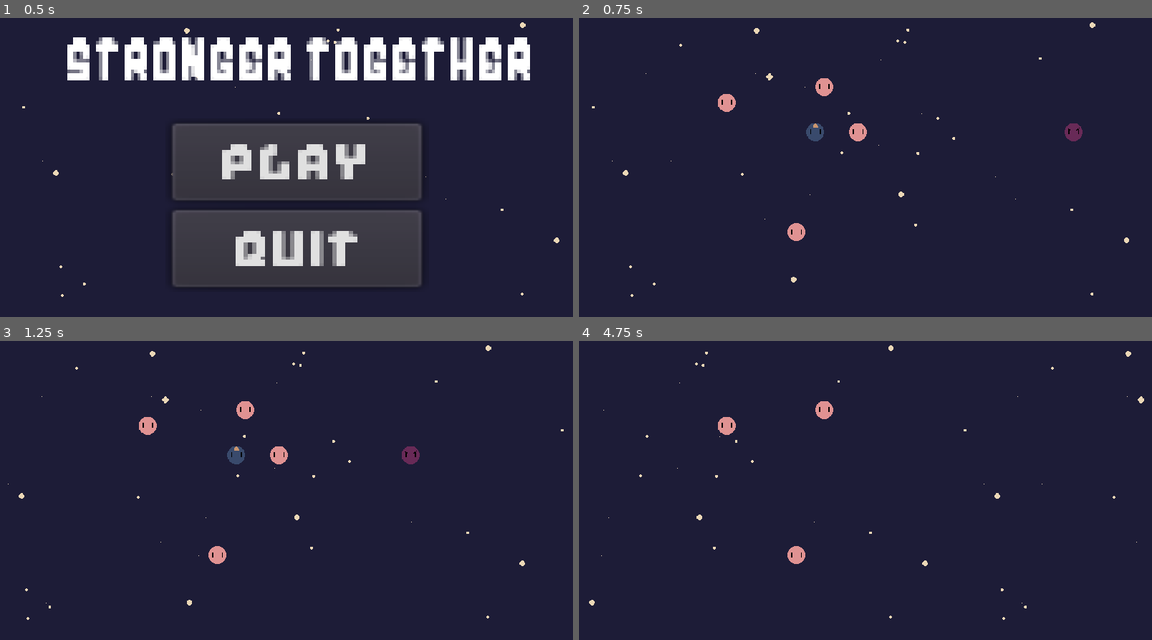
Above: before the commit, frames 1-4 (two rows, left to right).
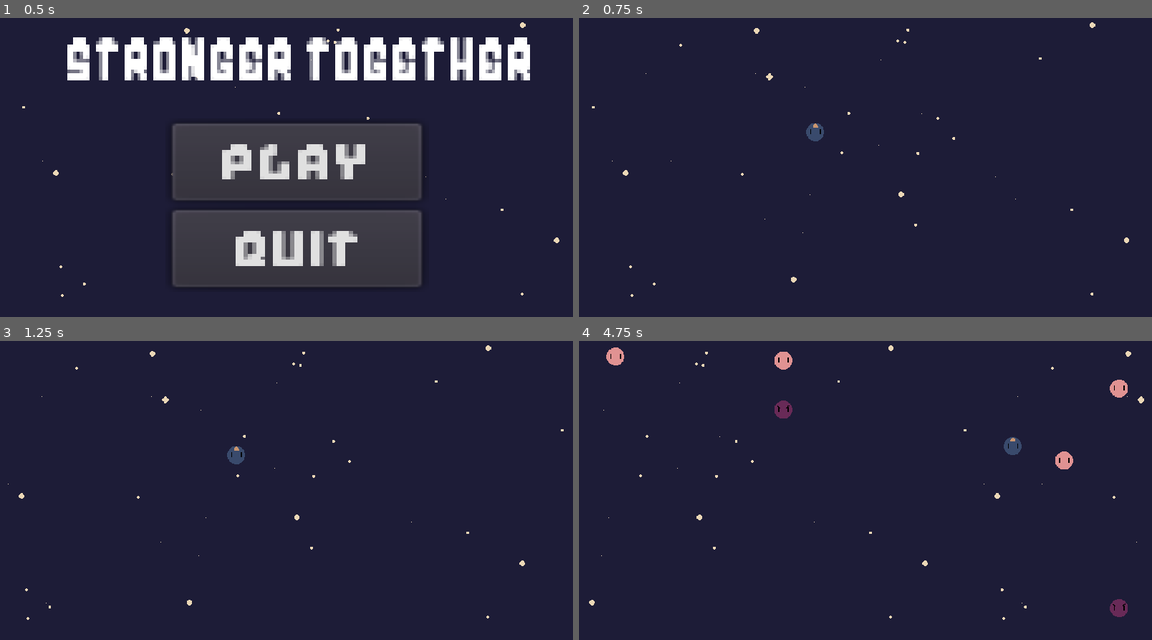
Above: after the commit, the same moments.

Repository: TacticalBanana96/stronger-together-2021
Game: Godot game, scene res://src/screens/MainScreen.tscn
The game is run twice, just before and just after one commit, with the same random seed, the same clock (stepped at 60 frames per second) and the same inputs. Sound files missing from this copy of the repository are replaced by a short silence.
Inputs:
- Up to frame 1 (0.5 s): no input
- Up to frame 2 (0.75 s): click "Play" at 0.5 s
- Up to frame 3 (1.25 s): no input
- Up to frame 4 (4.75 s): hold D (move_right) 1.28-2.03 s; hold S (move_down) 2.03-2.78 s; hold D (move_right) 2.78-3.53 s; hold W (move_up) 3.53-4.28 s; hold A (move_left) from 4.28 s (still down)

Frame 1 is identical in both runs. In frame 2, 0.7% of the frame differs, in the area x 24-88%, y 20-75%; in frame 3, 0.7%; in frame 4, 1.5%, in the area x 4-96%, y 2-93%.

Commit message:
adding sound effects, enemy and moon spawning

Diff:
--- a/src/actors/EnemySpawner.tscn
+++ b/src/actors/EnemySpawner.tscn
@@ -6,3 +6,12 @@
 script = ExtResource( 1 )
 
 [node name="Container" type="Node" parent="."]
+
+[node name="MeteorTimer" type="Timer" parent="."]
+wait_time = 2.0
+autostart = true
+
+[node name="MoonTimer" type="Timer" parent="."]
+autostart = true
+[connection signal="timeout" from="MeteorTimer" to="." method="_on_Timer_timeout"]
+[connection signal="timeout" from="MoonTimer" to="." method="_on_MoonTimer_timeout"]
--- a/src/actors/Moon.gd
+++ b/src/actors/Moon.gd
@@ -1,55 +1,29 @@
 extends KinematicBody2D
 
-const ACCELERATION = 2000
 const MAX_SPEED = 300
-const FRICTION = 300
 var _velocity = Vector2.ZERO
-var direction: = Vector2(-1, 0)
-
-var rotation_point = Vector2(593.782,252.839)
-var rotation_around_point = 0
-var distance_from_point = 100
+onready var audioStreamer = get_node("AudioStreamPlayer2D")
 
 func _ready() -> void:
+	_velocity.x = -MAX_SPEED
 	Events.connect("collected_moon", self, "_on_Player_collected_moon")
 
 func _on_Player_collected_moon(name) -> void:
 	if(self.name == name):
+		#audioStreamer.play()
 		Events.emit_signal("grabbed_by_player", self.name)
 		die()
 
 func _on_Area2D_body_entered(body: Node) -> void:
-	print('COLLISION WITH MOON ',body.name)
-	print('COLLISION WITH MOON ',body.get_groups())
+	#print('COLLISION WITH MOON ',body.name)
+	#print('COLLISION WITH MOON ',body.get_groups())
 	if body.is_in_group("meteors"):
 		Events.emit_signal("moon_hit_meteor", body.name)
 		die()
-	#elif body.is_in_group("player"):
-		# TODO: check if this can become child of player
-		#emit_signal("grabbed_by_player")
-		#die()
-
-#func _process(delta):
-	# set the position to the point
-#	global_position = rotation_point
-	# offset using the rotation
-#	global_position += Vector2(cos(rotation_around_point), sin(rotation_around_point)) * distance_from_point
-
-#func _physics_process(delta: float) -> void:
-
-#	var point = Vector2(593.782,252.839)
-#	transform.basis.rotated()
-#	orbit(point, )
-	#if direction != Vector2.ZERO:
-	#	_velocity = _velocity.move_toward(direction * MAX_SPEED, ACCELERATION * delta)
-	#else:
-	#	_velocity = Vector2.move_toward(Vector2.ZERO, FRICTION * delta)
-
-#	move()
 
 
-#func move() -> void:
-#	move_and_slide(_velocity)
+func _physics_process(delta: float) -> void:
+	_velocity.y = move_and_slide(_velocity, Vector2.UP).y
 
 
 func die() -> void:
--- a/src/actors/Moon.tscn
+++ b/src/actors/Moon.tscn
@@ -1,7 +1,8 @@
-[gd_scene load_steps=5 format=2]
+[gd_scene load_steps=6 format=2]
 
 [ext_resource path="res://assets/OtherParticle.png" type="Texture" id=1]
 [ext_resource path="res://src/actors/Moon.gd" type="Script" id=2]
+[ext_resource path="res://assets/audio/collectedSound.wav" type="AudioStream" id=3]
 
 [sub_resource type="CircleShape2D" id=1]
 radius = 13.8809
@@ -14,7 +15,6 @@
 ]]
 collision_layer = 4
 collision_mask = 3
-motion/sync_to_physics = true
 script = ExtResource( 2 )
 
 [node name="Sprite" type="Sprite" parent="."]
@@ -29,4 +29,8 @@
 
 [node name="CollisionShape2D" type="CollisionShape2D" parent="Area2D"]
 shape = SubResource( 2 )
+
+[node name="AudioStreamPlayer2D" type="AudioStreamPlayer2D" parent="."]
+stream = ExtResource( 3 )
 [connection signal="body_entered" from="Area2D" to="." method="_on_Area2D_body_entered"]
+[connection signal="finished" from="AudioStreamPlayer2D" to="." method="_on_AudioStreamPlayer2D_finished"]
--- a/src/actors/TestLevel.tscn
+++ b/src/actors/TestLevel.tscn
@@ -1,13 +1,15 @@
-[gd_scene load_steps=11 format=2]
+[gd_scene load_steps=13 format=2]
 
 [ext_resource path="res://src/actors/Player.tscn" type="PackedScene" id=1]
 [ext_resource path="res://src/scripts/scrollingbg.gd" type="Script" id=2]
 [ext_resource path="res://src/actors/EnemySpawner.tscn" type="PackedScene" id=3]
 [ext_resource path="res://assets/scrollingBackground.png" type="Texture" id=4]
-[ext_resource path="res://src/actors/Moon.tscn" type="PackedScene" id=5]
-[ext_resource path="res://src/actors/Meteor.tscn" type="PackedScene" id=6]
+[ext_resource path="res://assets/audio/explosion.wav" type="AudioStream" id=5]
+[ext_resource path="res://assets/audio/collectedSound.wav" type="AudioStream" id=6]
 [ext_resource path="res://assets/audio/StrongerTogetherMainMusic.wav" type="AudioStream" id=7]
 [ext_resource path="res://src/scripts/AudioStreamPlayer.gd" type="Script" id=8]
+[ext_resource path="res://src/scripts/AudioController.gd" type="Script" id=9]
+[ext_resource path="res://src/scripts/Camera2D.gd" type="Script" id=10]
 
 [sub_resource type="RectangleShape2D" id=1]
 extents = Vector2( 516.747, 10 )
@@ -17,14 +19,14 @@
 
 [node name="TestLevel" type="Node2D"]
 __meta__ = {
-"_edit_horizontal_guides_": [ 156.23 ],
+"_edit_horizontal_guides_": [ 0.0, 600.0 ],
 "_edit_vertical_guides_": [ 1024.0 ]
 }
 
-[node name="AudioStreamPlayer" type="AudioStreamPlayer" parent="."]
-stream = ExtResource( 7 )
-autoplay = true
-script = ExtResource( 8 )
+[node name="Camera2D" type="Camera2D" parent="."]
+anchor_mode = 0
+current = true
+script = ExtResource( 10 )
 
 [node name="scrollingbg1" type="Sprite" parent="."]
 texture = ExtResource( 4 )
@@ -36,9 +38,6 @@
 texture = ExtResource( 4 )
 centered = false
 script = ExtResource( 2 )
-
-[node name="Moon" parent="." instance=ExtResource( 5 )]
-position = Vector2( 498.318, 236.839 )
 
 [node name="Player" parent="." instance=ExtResource( 1 )]
 position = Vector2( 422.046, 236.839 )
@@ -64,14 +63,16 @@
 position = Vector2( 1024, 303.339 )
 shape = SubResource( 2 )
 
-[node name="Moon2" parent="." instance=ExtResource( 5 )]
-position = Vector2( 438.046, 156.23 )
+[node name="Audio" type="Node" parent="."]
+script = ExtResource( 9 )
 
-[node name="Meteor" parent="." instance=ExtResource( 6 )]
-position = Vector2( 933.704, 236.839 )
+[node name="MoonCollected" type="AudioStreamPlayer2D" parent="Audio"]
+stream = ExtResource( 6 )
 
-[node name="Moon4" parent="." instance=ExtResource( 5 )]
-position = Vector2( 263.706, 184.416 )
+[node name="AudioStreamPlayer" type="AudioStreamPlayer" parent="Audio"]
+stream = ExtResource( 7 )
+autoplay = true
+script = ExtResource( 8 )
 
-[node name="Moon3" parent="." instance=ExtResource( 5 )]
-position = Vector2( 388.432, 415.159 )
+[node name="Explosion" type="AudioStreamPlayer2D" parent="Audio"]
+stream = ExtResource( 5 )
--- /dev/null
+++ b/src/scripts/AudioController.gd
@@ -0,0 +1,26 @@
+extends Node
+
+onready var backgroundMusic = get_node("AudioStreamPlayer")
+onready var moonCollectedSound  = get_node("MoonCollected")
+onready var explosionSound = get_node("Explosion")
+
+
+
+func _ready() -> void:
+	Events.connect("player_hit_meteor", self, "_play_explosion_sound")
+	Events.connect("moon_hit_meteor", self, "_play_explosion_sound")
+	Events.connect("collected_moon", self, "_play_collected_sound")
+
+
+
+func _process(delta: float) -> void:
+	if backgroundMusic.playing == false:
+		backgroundMusic.play()
+
+func _play_explosion_sound(name):
+	print("EXPLOSION")
+	explosionSound.play()
+
+func _play_collected_sound(name):
+	print("COLLECTED")
+	moonCollectedSound.play()
--- a/src/scripts/AudioStreamPlayer.gd
+++ b/src/scripts/AudioStreamPlayer.gd
@@ -1,5 +1,4 @@
 extends AudioStreamPlayer
-
 
 # Declare member variables here. Examples:
 # var a: int = 2
@@ -14,5 +13,6 @@
 # Called every frame. 'delta' is the elapsed time since the previous frame.
 
 func _process(delta: float) -> void:
-	if self.playing == false:
-		self.play()
+	pass
+#	if self.playing == false:
+#		self.play()
--- /dev/null
+++ b/src/scripts/Camera2D.gd
@@ -0,0 +1,29 @@
+extends Camera2D
+
+export var decay = 0.8  # How quickly the shaking stops [0, 1].
+export var max_offset = Vector2(100, 75)  # Maximum hor/ver shake in pixels.
+export var max_roll = 0.1  # Maximum rotation in radians (use sparingly).
+
+export (NodePath) var target  # Assign the node this camera will follow.
+
+var trauma = 0.0  # Current shake strength.
+var trauma_power = 2  # Trauma exponent. Use [2, 3].
+
+func _ready():
+	randomize()
+
+func add_trauma(amount):
+	trauma = min(trauma + amount, 1.0)
+
+func _process(delta):
+	if target:
+		global_position = get_node(target).global_position
+	if trauma:
+		trauma = max(trauma - decay * delta, 0)
+		shake()
+
+func shake():
+	var amount = pow(trauma, trauma_power)
+	rotation = max_roll * amount * rand_range(-1, 1)
+	offset.x = max_offset.x * amount * rand_range(-1, 1)
+	offset.y = max_offset.y * amount * rand_range(-1, 1)
--- a/src/scripts/EnemySpawner.gd
+++ b/src/scripts/EnemySpawner.gd
@@ -1,21 +1,61 @@
 extends Node
 
 const METEOR = preload("res://src/actors/Meteor.tscn")
+const MOON = preload("res://src/actors/Moon.tscn")
+
 var rng = RandomNumberGenerator.new()
+var meteorSpawnCount: int = 0
+var moonSpawnCount: int = 0
 
-func _ready() -> void:
-	spawn()
+var moonDeltaTime = 4.0
+var meteorDeltaTime = 2.0
 
-func spawn():
+onready var meterorTimer = get_node("MeteorTimer")
+onready var moonTimer = get_node("MoonTimer")
+
+func _on_Timer_timeout() -> void:
+	spawn(METEOR)
+
+func _on_MoonTimer_timeout() -> void:
+	spawn(MOON)
+#	pass
+
+#func _ready() -> void:
+#	pass
+	#set_wait_timers(moonDeltaTime, meteorDeltaTime)
+
+func _process(delta: float) -> void:
+#	pass
+	if meteorSpawnCount > 0 && fmod(meteorSpawnCount, 30) == 0:
+		meteorDeltaTime = meteorDeltaTime /2.0
+		print("New TIMES", moonDeltaTime, meteorDeltaTime)
+		set_wait_timers(moonDeltaTime, meteorDeltaTime)
+	if moonSpawnCount > 0 && fmod(moonSpawnCount, 20) == 0:
+		moonDeltaTime = moonDeltaTime / 2.0
+		print("New TIMES", moonDeltaTime, meteorDeltaTime)
+		set_wait_timers(moonDeltaTime, meteorDeltaTime)
+
+
+func spawn(object):
 	#1060 x       -32 -568 y
-	print("SPAWNING")
-	var meteor = METEOR.instance()
+	var instanceOfObject = object.instance()
+	if instanceOfObject.name == 'Moon':
+		moonSpawnCount +=1
+	elif instanceOfObject.name == 'Meteor':
+		meteorSpawnCount += 1
 	var pos = Vector2()
-	pos.x = 1060
+	pos.x = 1020
 	rng.randomize()
-	pos.y = floor(rng.randf_range(-32, -568))
-	meteor.set_position(pos)
-	meteor.z_index = 1
-	print(meteor.get_position())
-	var meteorContainer = get_node("Container")
-	meteorContainer.add_child(meteor)
+	pos.y = floor(rng.randf_range(32, 568))
+	instanceOfObject.set_position(pos)
+	instanceOfObject.z_index = 1
+	var spawnedContainer = get_node("Container")
+	spawnedContainer.add_child(instanceOfObject)
+
+
+func set_wait_timers(moontime, meteorTime):
+#	pass
+	meterorTimer.stop()
+	meterorTimer.wait_time = moontime
+	meterorTimer.start()
+	moonTimer.wait_time = meteorTime
--- a/src/scripts/Meteor.gd
+++ b/src/scripts/Meteor.gd
@@ -10,7 +10,6 @@
 	Events.connect("moon_hit_meteor", self, "_on_Moon_moon_hit_meteor")
 
 func _on_VisibilityNotifier2D_screen_exited() -> void:
-	print("Screen exited")
 	die()
 
 func _on_Player_player_hit_meteor(name) -> void:
@@ -24,9 +23,7 @@
 
 func _on_HitDetector_body_entered(body: Node) -> void:
 	# TODO: Check to make sure moon or player hit the enemy
-	print('meteor', body.get_groups())
-	print('meteor',body.name)
-
+	pass
 
 func _physics_process(delta: float) -> void:
 	_velocity.y = move_and_slide(_velocity, Vector2.UP).y
--- a/src/scripts/OrbitController.gd
+++ b/src/scripts/OrbitController.gd
@@ -15,7 +15,7 @@
 		_find_moons()
 
 	#rotation_duration = stepify((rotation_duration - (0.3 * moons.size())), 0.01)
-	print(rotation_duration)
+	#print(rotation_duration)
 	orbit_angle_offset += 2 * PI * delta / float(rotation_duration)
 	orbit_angle_offset = wrapf(orbit_angle_offset, -PI, PI)
 	_update_moons()
--- a/src/scripts/Player.gd
+++ b/src/scripts/Player.gd
@@ -13,13 +13,12 @@
 	spawnMoon()
 
 func _on_MeteorDetector_body_entered(body: Node) -> void:
-	print('COLLISION WITH PLAYER ',body.name)
-	print('COLLISION WITH PLAYER ',body.get_groups())
+	#print('COLLISION WITH PLAYER ',body.name)
+	#print('COLLISION WITH PLAYER ',body.get_groups())
 	if body.is_in_group("meteors"):
 		Events.emit_signal("player_hit_meteor" , body.name)
 		die()
 	if body.is_in_group("moons") && !is_a_parent_of(body):
-		print('EMITTING SIGNAL collected_moon' )
 		Events.emit_signal("collected_moon", body.name)
 
 
Not shown, added: assets/audio/collectedSound.wav.import
Not shown, added: assets/audio/explosion.wav.import
Not shown, added: assets/audio/collectedSound.wav
Not shown, added: assets/audio/explosion.wav
